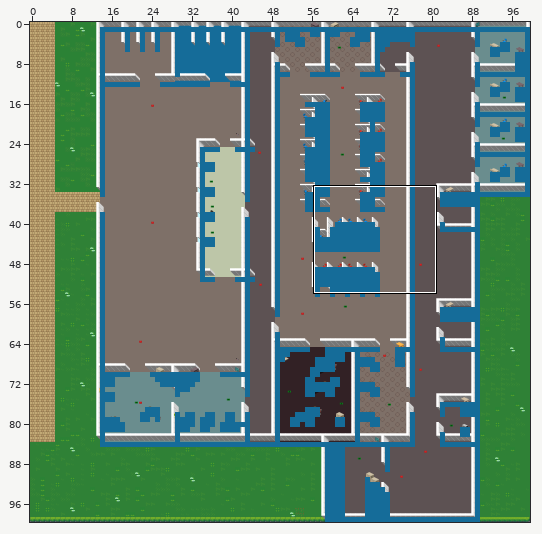
One commit to this Tiled map: assets/map1.tmx. Above, an overview of the earlier version with the close-up marked.
Close-up. The starting point:
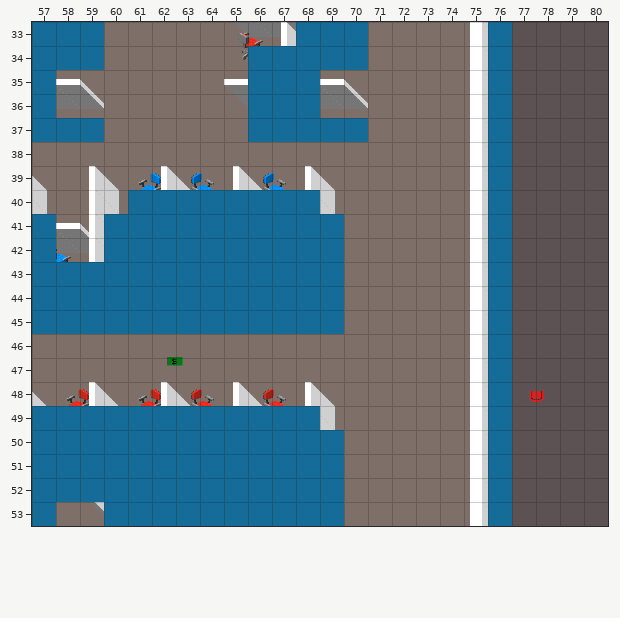
Cells are 32x32 px. Shown: x 57..80, y 33..53. The commit also changed other parts of the map, which this record leaves out.
Now the later version:
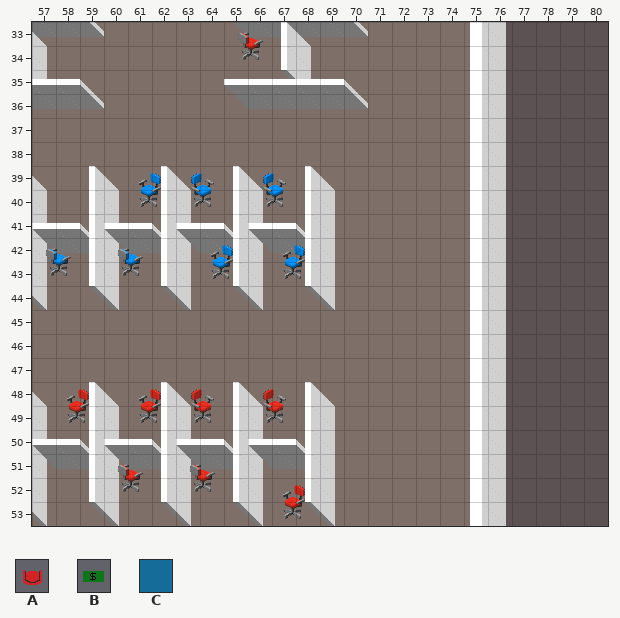
Key: from "accessories_tile": A 4, B 10; from "terrain-assets": C 470.
_ is an empty cell.
Objects are placed by their top-left corner, in cells (3,4 is the top-left corner of cell 3,4); size is 1x1 cell unless given.
Change:
Layer "Collision" (now hidden):
y 33: x 57..59 CCC -> ___; x 68..70 CCC -> ___; x 76 C -> _
y 34: x 57..59 CCC -> ___; x 66..70 CCCCC -> _____; x 76 C -> _
y 35..36: x 57 C -> _; x 66..68 CCC -> ___; x 76 C -> _
y 37: x 57..59 CCC -> ___; x 66..70 CCCCC -> _____; x 76 C -> _
y 38..39: x 76 C -> _
y 40: x 61..68 CCCCCCCC -> ________; x 76 C -> _
y 41..42: x 57 C -> _; x 60..69 CCCCCCCCCC -> __________; x 76 C -> _
y 43..45: x 57..69 CCCCCCCCCCCCC -> _____________; x 76 C -> _
y 46..48: x 76 C -> _
y 49: x 57..68 CCCCCCCCCCCC -> ____________; x 76 C -> _
y 50..52: x 57..69 CCCCCCCCCCCCC -> _____________; x 76 C -> _
y 53: x 57 C -> _; x 60..69 CCCCCCCCCC -> __________; x 76 C -> _
Layer "ObjectLayer" (now hidden):
removed: B "money9" at 62.5,46.6
removed: A "guard11" at 77.5,48.1
Changed places in both close-ups, as pixel boxes (x1, y1, x2, y2):
removed: (32, 22, 104, 142)
removed: (248, 22, 368, 142)
removed: (488, 22, 512, 526)
removed: (32, 190, 344, 334)
removed: (167, 357, 183, 366)
removed: (529, 390, 544, 402)
removed: (32, 406, 344, 526)
